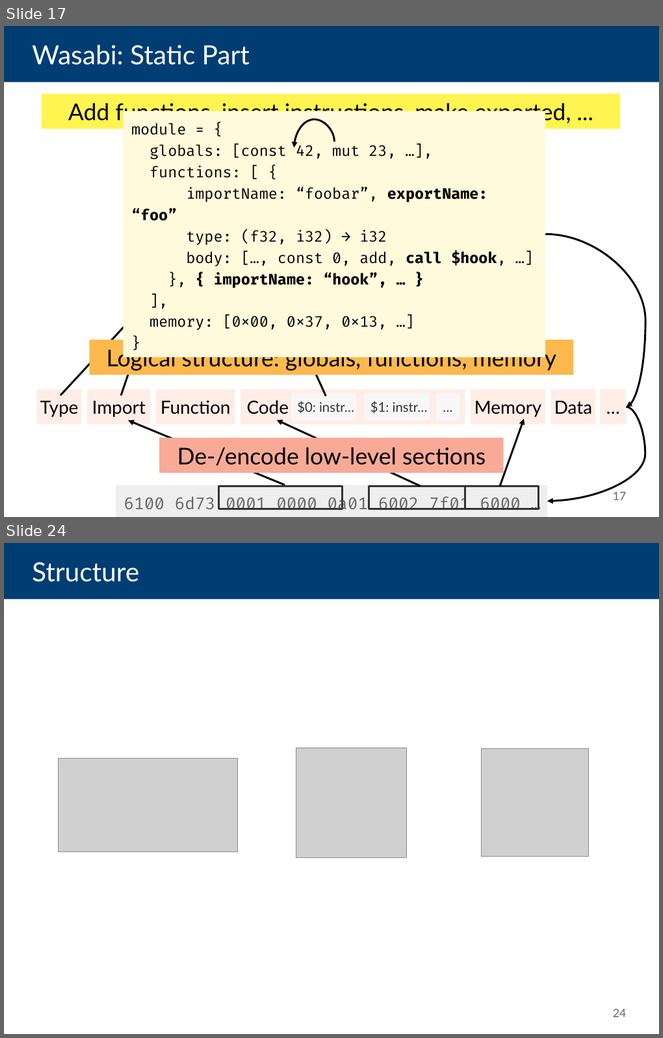
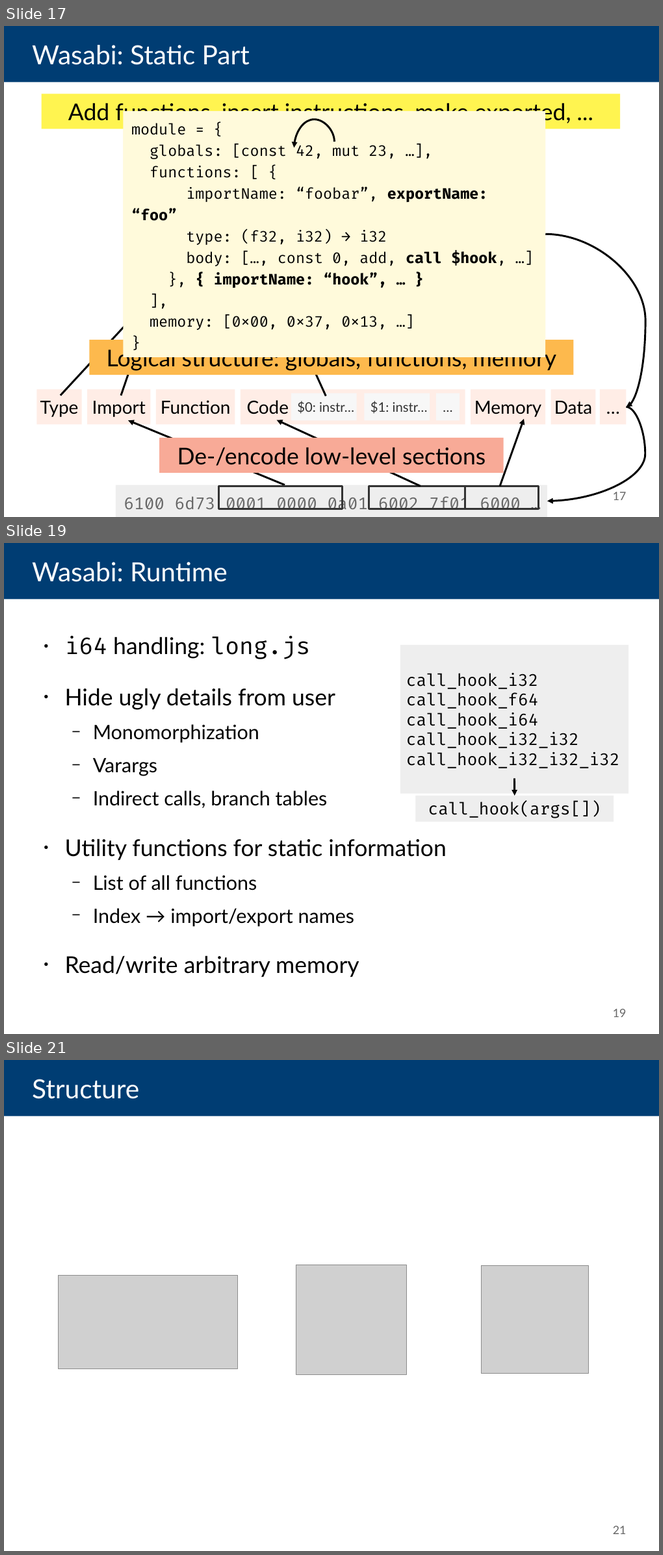
Before and after one commit to danleh/wasabi, a slide deck: 2018-04-11 Presentation/own-work.odp. Shown one above the other, each under a label of ours: slides 17 and 24 before the commit, slides 17, 19 and 21 after it; the slides between them are not shown. The pictures are 663x1038 and 663x1555 pixels, drawn with LibreOffice and Linux fonts; fonts in the diff are those of the drawing; grey boxes stand for pictures. Boxes give left, top, right and bottom in pixels: in the first picture for what was removed or moved away, otherwise in the second. Text is boxed around its words. In the diff, an @@ line names an element or a change of style, - is before the commit and + after.

```diff
--- a/2018-04-11 Presentation/own-work.odp
+++ b/2018-04-11 Presentation/own-work.odp
@@ slide 19 added at [4,543,659,1034], background #FFFFFF @@
@@ title added at [4,543,659,599], fill #003D73, 32 pt, text #FFFFFF @@
+Wasabi: Runtime
@@ text added at [65,636,446,977], 28 pt, text #000000 @@
+● i64 handling: long.js
+● Hide ugly details from user
+  − Monomorphization
+  − Varargs
+  − Indirect calls, branch tables
+● Utility functions for static information
+  − List of all functions
+  − Index → import/export names
+● Read/write arbitrary memory
@@ rectangle added at [400,644,629,793], fill #EEEEEE, 20 pt, text #000000 @@
+call_hook_i32
+call_hook_f64
+call_hook_i64
+call_hook_i32_i32
+call_hook_i32_i32_i32
@@ rectangle added at [416,796,614,822], fill #EEEEEE, 20 pt, text #000000 @@
+call_hook(args[])
@@ arrow added from (515, 778) to (515, 796), #000000 2.3 pt @@
@@ page number added at [613,1009,627,1017], 14 pt, text #666666 @@
+19
@@ what was slide 24 is now slide 21 @@
@@ page number at [613,1526,627,1534]: text changed @@
-24
+21
```
Also in this commit, not shown: 7 slides changed, 8 other slides added, 5 slides removed.
